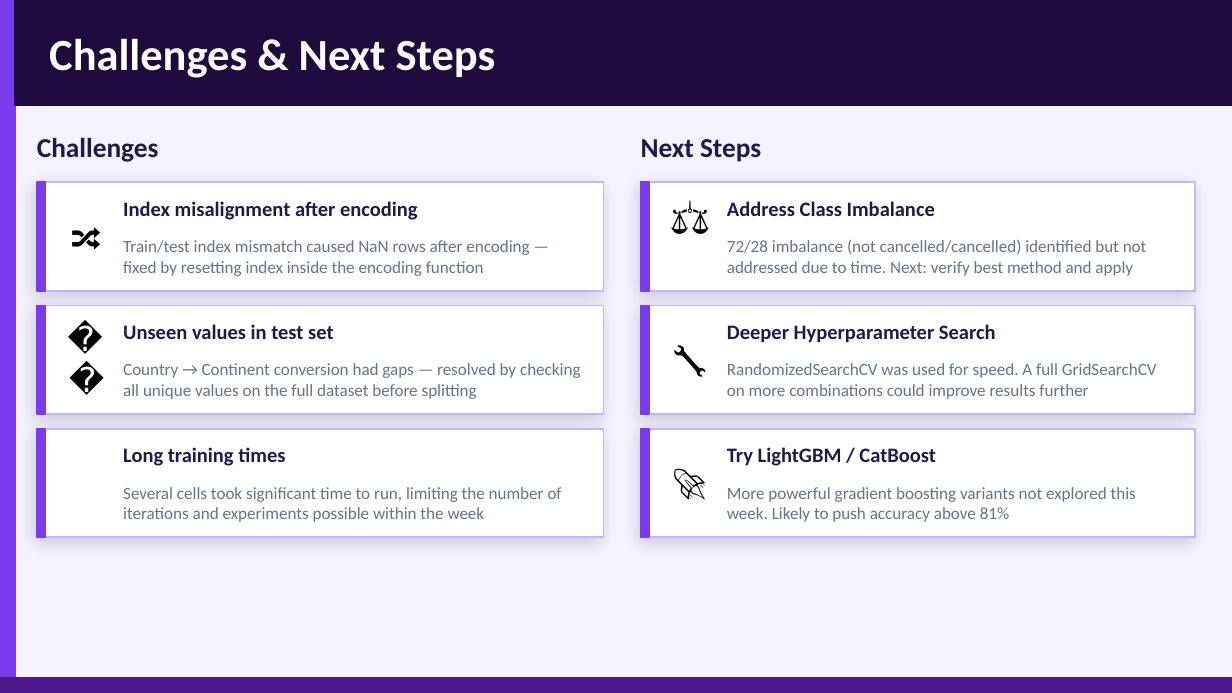
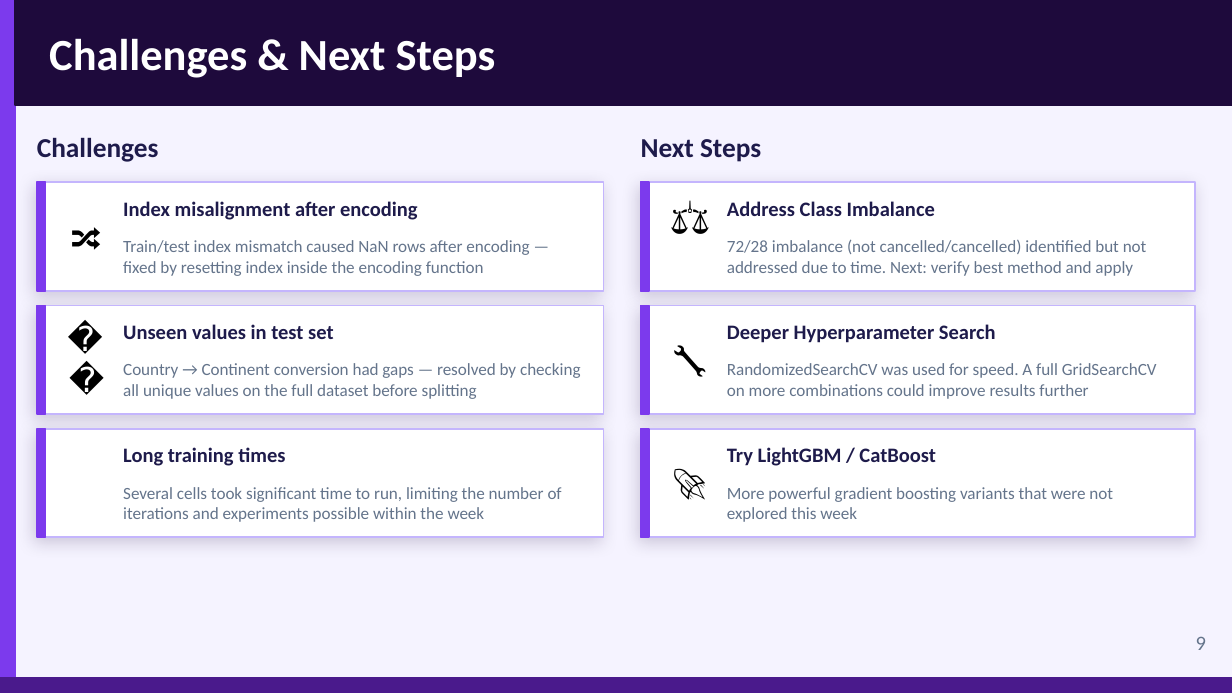
Before and after one commit to craftedbygaby/hotel_cancelation_ml, a slide deck: slide 9 of ML_presentation.pptx. Drawn at 1232x693 pixels with LibreOffice and Linux fonts; fonts in the diff are those of the drawing. Boxes give left, top, right and bottom in pixels: in the first picture for what was removed or moved away, otherwise in the second. Text is boxed around its words. In the diff, an @@ line names an element or a change of style, - is before the commit and + after.

```diff
--- a/ML_presentation.pptx
+++ b/ML_presentation.pptx
@@ text at [727, 487, 1113, 522]: text changed @@
-More powerful gradient boosting variants not explored this week. Likely to push accuracy above 81%
+More powerful gradient boosting variants that were not explored this week
@@ text added at [1196, 637, 1206, 650], 12 pt, text #64748B @@
+9
```
Also in this commit, not shown: 8 other slides changed, 1 slide added, 1 other file.
